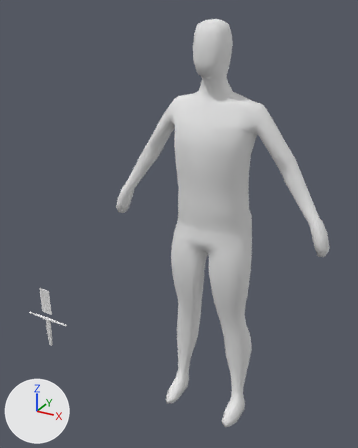
The Blender file Awful Summer Jam 19/Assets/Blend Files/Character.blend: old version first, new version second.
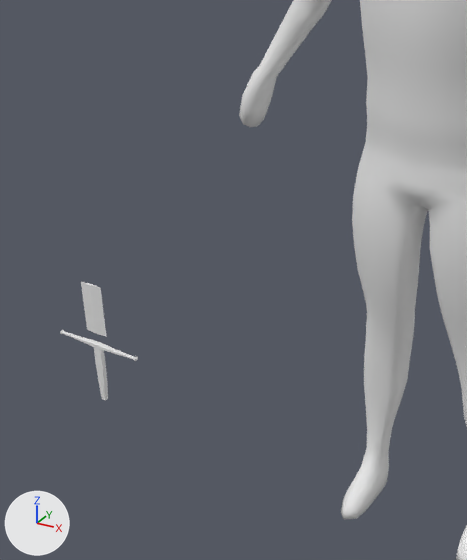
Each version appears first whole from a 50 mm camera at (0.79, -1.71, 1.76) aimed at (-0.22, 0.12, 0.84), and next in a close-up on the part from 0% to 63% of the width and 34% to 95% of the height. The lights are fixed; the arrows at lower left show +X, +Y and +Z.
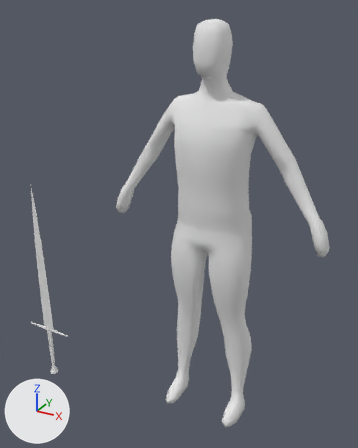
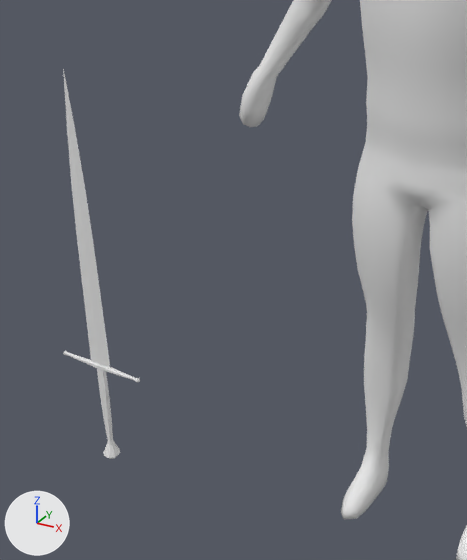
Boxes (x1, y1, x2, y2) around the edits, measured in the close-ups (467 x 560 px; the box of a moved part takes in the faces that stretch with it):
'Cube.005', reshaped (227% taller)
    before: (60, 281, 138, 400)
    after: (63, 68, 140, 459)
part 1 of me_cube_001, moved or reshaped
    before: (60, 330, 138, 361)
    after: (63, 351, 140, 383)
part 2 of me_cube_001, rebuilt (13% wider, 33% taller)
    before: (94, 347, 108, 400)
    after: (97, 369, 113, 440)
part 3 of me_cube_001, added
    after: (104, 439, 120, 459)
part 4 of me_cube_001, added
    after: (63, 68, 110, 368)

Diff of the bpy script that builds the scene:
```diff
--- a/Awful Summer Jam 19/Assets/Blend Files/Character.blend.py
+++ b/Awful Summer Jam 19/Assets/Blend Files/Character.blend.py
@@ me_cube_001 @@
 # used by ob_cube_005; location = (-1.0, 0.0, 0.0)
-me_cube_001.from_pydata(...)  # 138 vertices, 146 faces; spans x -0.137..0.137, y -0.008..0.008, z -0.041..0.332
+me_cube_001.from_pydata(...)  # 208 vertices, 216 faces; spans x -0.137..0.137, y -0.022..0.022, z -0.249..0.946
+# me_cube_001 part 1: the loose piece of 98 vertices spanning x -0.137..0.137, y -0.008..0.008, z 0.132..0.145 is moved by (0.0, 0.0, -0.07)
+# me_cube_001 part 2: the loose piece of 32 vertices spanning x -0.015..0.015, y -0.007..0.007, z -0.041..0.133 is rebuilt with 40 vertices and now spans x -0.014..0.014, y -0.007..0.007, z -0.182..0.062
+# me_cube_001 part 3: a new loose piece of 49 vertices spanning x -0.022..0.022, y -0.022..0.022, z -0.249..-0.182
+# me_cube_001 part 4: a new loose piece of 21 vertices spanning x -0.035..0.035, y -0.003..0.003, z 0.074..0.946
```
